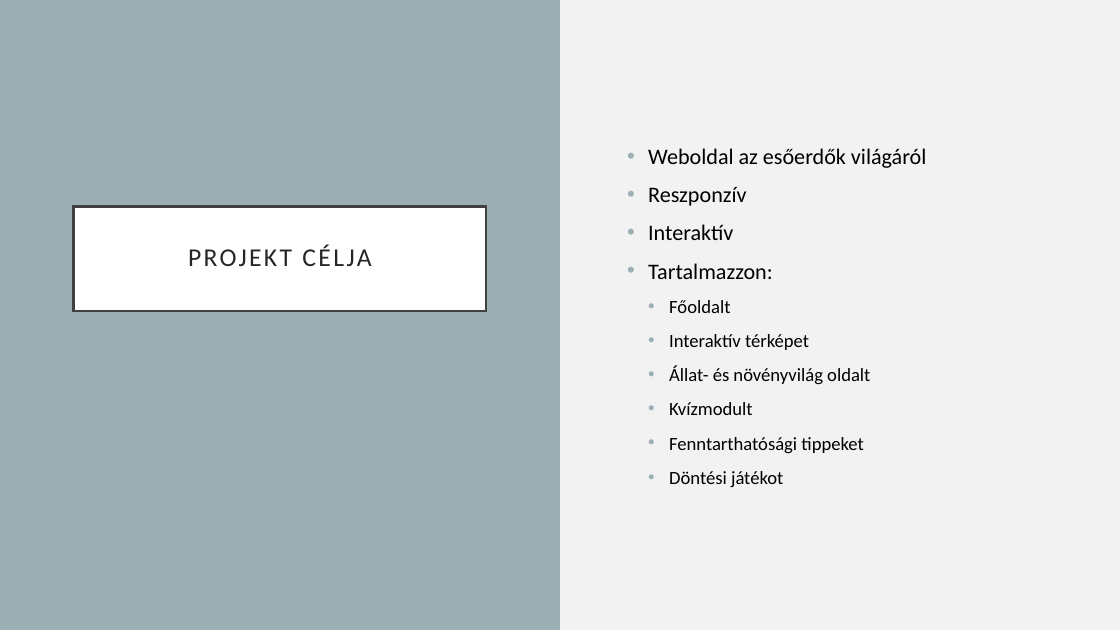
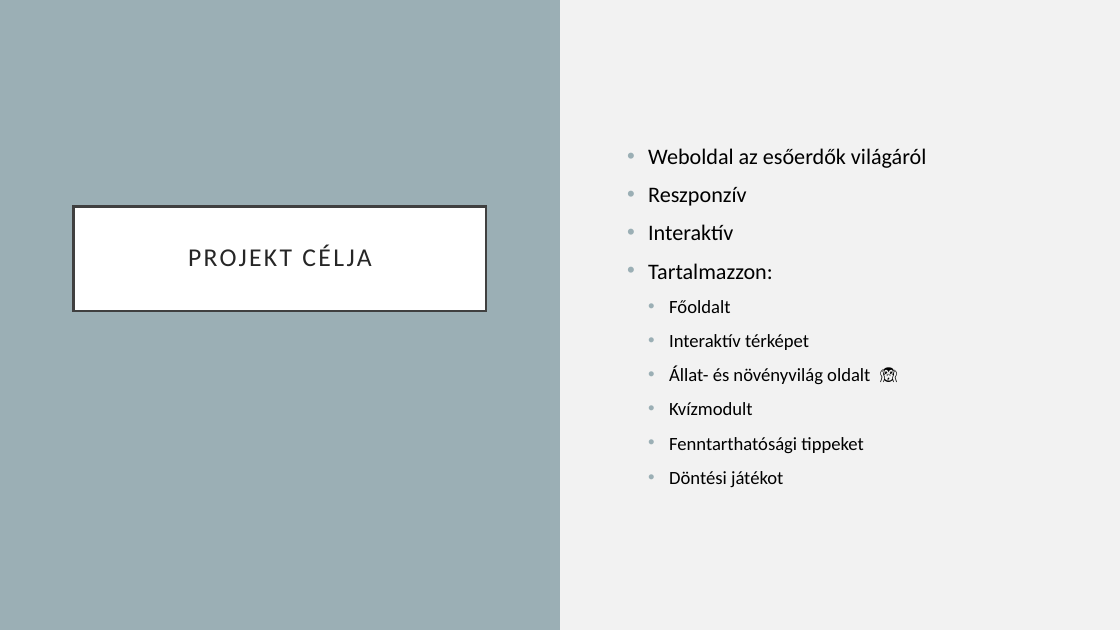
Before and after one commit to NemethBalintMark/EsoerdoProjekt, a slide deck: slide 2 of docs/Esőerdők világa.pptx. Drawn at 1120x630 pixels with LibreOffice and Linux fonts; fonts in the diff are those of the drawing. Boxes give left, top, right and bottom in pixels: in the first picture for what was removed or moved away, otherwise in the second. Text is boxed around its words. In the diff, an @@ line names an element or a change of style, - is before the commit and + after.

```diff
--- a/docs/Esőerdők világa.pptx
+++ b/docs/Esőerdők világa.pptx
@@ text added at bbox=[871, 356, 952, 416], 18 pt, text #000000 @@
+🙉
```
Also in this commit, not shown: 1 other slide changed, 1 slide added.
